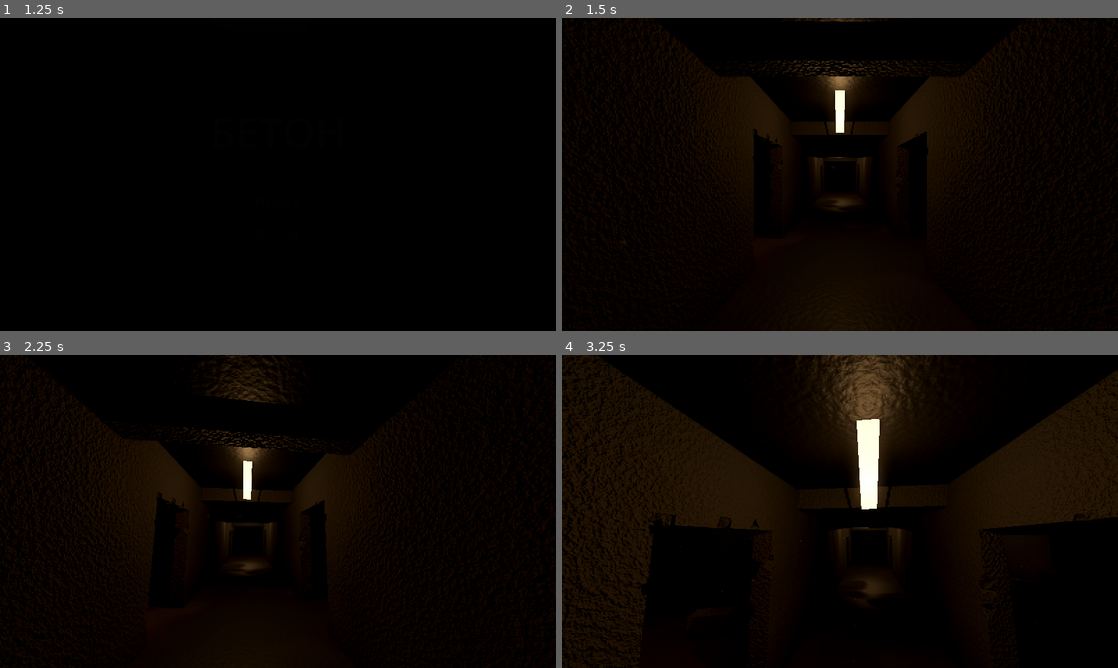
Above: before the commit, frames 1-4 (two rows, left to right).
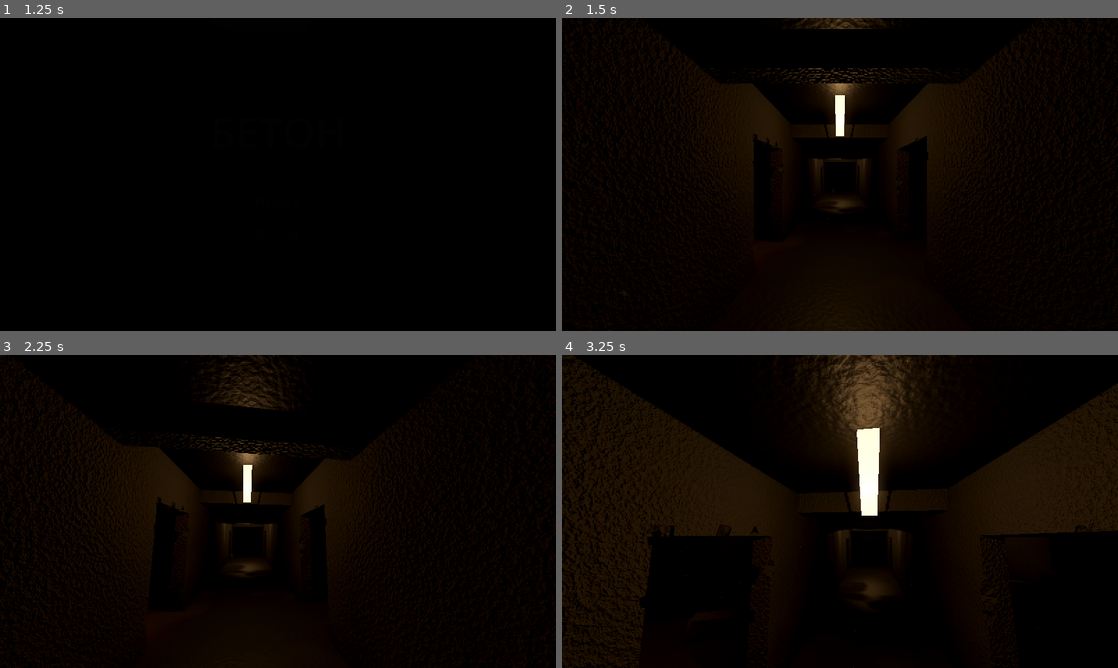
Above: after the commit, the same moments.

Repository: volinadtim/german-games
Game: Godot game, scene res://main.tscn
Two runs of this game, one before a commit and one after it. Both use one fixed random seed, a clock stepped at 60 frames per second and the inputs below.
Inputs (mouse positions are in pixels of both pictures, inside the frame that each line leads up to):
- Up to frame 1 (1.25 s): click "Играть" at 0.5 s
- Up to frame 2 (1.5 s): click "Играть" at 1.25 s
- Up to frame 3 (2.25 s): tap Enter at 2 s; move the mouse to (305, 511) at 2.02 s; hold W (move_forward) from 2.03 s (still down); hold Shift (sprint) from 2.03 s (still down); click (305, 511) at 2.17 s
- Up to frame 4 (3.25 s): keep holding W (move_forward); tap Space (jump) at 2.27, 3.02 s; move the mouse to (812, 511) at 2.77 s; release Shift (sprint) at 2.78 s; tap Shift (sprint) at 2.85 s; click (812, 511) at 2.92 s

Frame 1 is identical in both runs. In frame 2, 2.1% of the frame differs, in the area x 10-88%, y 0-68%; in frame 3, 1.9%; in frame 4, 5.6%, in the area x 0-100%, y 0-100%.

Commit message:
concrete-halls: камера выше, руки тоньше и дальше, детализированные кулаки, выпад при ударе
Co-Authored-By: Claude Opus 5.5 <noreply@anthropic.com>

Diff:
--- a/godot/concrete-halls/player.gd
+++ b/godot/concrete-halls/player.gd
@@ -10,18 +10,18 @@
 const FALL_MULT := 1.35      # вниз падаем быстрее, чем взлетаем — прыжок не «плывёт»
 const JUMP := 5.0            # ~0.55 м
 const SENS := 0.0022
-const CAM_Y := 1.62
+const CAM_Y := 1.7
 const FOV := 75.0
 const ACCEL_WALK := 5.0
 const ACCEL_SPRINT := 3.2
 
 # позы руки в градусах: x — подъём плеча вперёд, y — внутрь, z — в сторону, w — сгиб локтя
 const REST := Vector4(0, 0, 0, 10)
-const GUARD := Vector4(65, 13, 4, 65)
+const GUARD := Vector4(85, 10, 0, 30)
 const PUNCHES := {
-	"straight": [Vector4(60, 16, 4, 80), Vector4(98, 8, 0, 6)],
-	"hook": [Vector4(78, -32, 12, 40), Vector4(92, 34, 0, 28)],
-	"upper": [Vector4(35, 12, 6, 105), Vector4(88, 12, 0, 48)],
+	"straight": [Vector4(75, 14, 2, 55), Vector4(100, 6, 0, 4)],
+	"hook": [Vector4(82, -30, 8, 40), Vector4(96, 32, 0, 28)],
+	"upper": [Vector4(45, 12, 6, 100), Vector4(95, 12, 0, 58)],
 }
 
 var active := false
@@ -31,6 +31,7 @@
 var shoulders: Array[Node3D] = []
 var elbows: Array[Node3D] = []
 var arm_pose: Array[Vector4] = [REST, REST]
+var reach: Array[float] = [0.0, 0.0]   # выпад плеча вперёд при ударе
 var fists := false
 var fist_blend := 0.0
 var punching := false
@@ -95,6 +96,7 @@
 	var pants := _mat(Color(0.14, 0.14, 0.16))
 	var skin := _mat(Color(0.78, 0.6, 0.48))
 	var boots := _mat(Color(0.07, 0.06, 0.05))
+	var cuffs := _mat(Color(0.18, 0.2, 0.16))
 
 	var body := Node3D.new()
 	add_child(body)
@@ -141,23 +143,63 @@
 		sh.position = Vector3(0.24 * side, 1.44, 0.13)
 		body.add_child(sh)
 		var upper := CapsuleMesh.new()
-		upper.radius = 0.062
-		upper.height = 0.36
+		upper.radius = 0.052
+		upper.height = 0.34
 		_part(sh, upper, Vector3(0, -0.15, 0), jacket)
 		var el := Node3D.new()
 		el.position = Vector3(0, -0.3, 0)
 		sh.add_child(el)
 		var fore := CapsuleMesh.new()
-		fore.radius = 0.055
-		fore.height = 0.34
-		_part(el, fore, Vector3(0, -0.14, 0), jacket)
-		var fist := SphereMesh.new()
-		fist.radius = 0.05
-		fist.height = 0.11
-		var f := _part(el, fist, Vector3(0, -0.32, 0), skin)
-		f.scale = Vector3(1.0, 1.15, 1.2)
+		fore.radius = 0.044
+		fore.height = 0.3
+		_part(el, fore, Vector3(0, -0.13, 0), jacket)
+		# манжета рукава
+		var cuff := CylinderMesh.new()
+		cuff.top_radius = 0.048
+		cuff.bottom_radius = 0.05
+		cuff.height = 0.035
+		_part(el, cuff, Vector3(0, -0.265, 0), cuffs)
+		_build_fist(el, skin, side)
 		shoulders.append(sh)
 		elbows.append(el)
+
+
+## Кулак из нескольких частей: ладонь, ряд костяшек, подогнутые пальцы снизу, большой палец сверху.
+## В локальных осях предплечья: -Y — вперёд по руке, -Z — тыльная сторона (в стойке смотрит вверх).
+func _build_fist(el: Node3D, skin: Material, side: float) -> void:
+	var hand := Node3D.new()
+	hand.position = Vector3(0, -0.3, 0)
+	el.add_child(hand)
+	var palm := BoxMesh.new()
+	palm.size = Vector3(0.072, 0.07, 0.05)
+	var p := _part(hand, palm, Vector3(0, -0.04, 0), skin)
+	p.rotation.x = 0.08
+	# костяшки: четыре согнутых пальца, видны как бугорки спереди
+	for k in 4:
+		var x := (k - 1.5) * 0.019
+		var knuckle := CapsuleMesh.new()
+		knuckle.radius = 0.0115
+		knuckle.height = 0.05
+		var kn := _part(hand, knuckle, Vector3(x, -0.078 + absf(k - 1.5) * 0.004, -0.004), skin)
+		kn.rotation.x = PI / 2
+		# средние фаланги, подогнутые к ладони снизу
+		var tip := CapsuleMesh.new()
+		tip.radius = 0.0105
+		tip.height = 0.04
+		var t := _part(hand, tip, Vector3(x, -0.06, 0.026), skin)
+		t.rotation.x = 0.3
+	# большой палец поперёк поверх согнутых пальцев
+	var thumb := CapsuleMesh.new()
+	thumb.radius = 0.012
+	thumb.height = 0.06
+	var th := _part(hand, thumb, Vector3(-0.012 * side, -0.06, -0.03), skin)
+	th.rotation.z = PI / 2 - 0.35 * side
+	# запястье
+	var wrist := CylinderMesh.new()
+	wrist.top_radius = 0.03
+	wrist.bottom_radius = 0.034
+	wrist.height = 0.04
+	_part(hand, wrist, Vector3(0, -0.005, 0), skin)
 
 
 func _mat(c: Color) -> StandardMaterial3D:
@@ -221,8 +263,10 @@
 	tw.tween_method(_pose_setter(i), arm_pose[i], keys[0], 0.08).set_trans(Tween.TRANS_SINE)
 	tw.tween_callback(_punch_sound)
 	tw.tween_method(_pose_setter(i), keys[0], keys[1], 0.09).set_trans(Tween.TRANS_QUAD).set_ease(Tween.EASE_OUT)
+	tw.parallel().tween_method(func(v: float) -> void: reach[i] = v, 0.0, 0.12, 0.09)
 	tw.tween_callback(_check_hit.bind(i))
 	tw.tween_method(_pose_setter(i), keys[1], GUARD, 0.22).set_trans(Tween.TRANS_SINE)
+	tw.parallel().tween_method(func(v: float) -> void: reach[i] = v, 0.12, 0.0, 0.22)
 	tw.tween_callback(func(): punching = false)
 
 
@@ -318,11 +362,12 @@
 			deg_to_rad(p.y) * side,
 			deg_to_rad(p.z) * side + 0.08 * side * (1.0 - fist_blend))
 		elbows[i].rotation.x = deg_to_rad(p.w)
+		shoulders[i].position.z = 0.13 - reach[i]
 	bob = lerpf(bob, amt, 1.0 - exp(-8.0 * delta))
 	head.position.y = CAM_Y + sin(phase * 2.0) * 0.03 * bob
 	head.position.x = sin(phase) * 0.015 * bob
 	# в стойке голова чуть назад — к плечам, чтобы кулаки были перед лицом, а не в камере
-	head.position.z = lerpf(-0.22, -0.02, fist_blend)
+	head.position.z = lerpf(-0.22, 0.06, fist_blend)
 	# шаг — каждый раз, когда нога проходит нижнюю точку (полпериода качания)
 	var s := int(floor(phase / PI))
 	if s != last_step:
Not shown, changed: ANSWER.md
